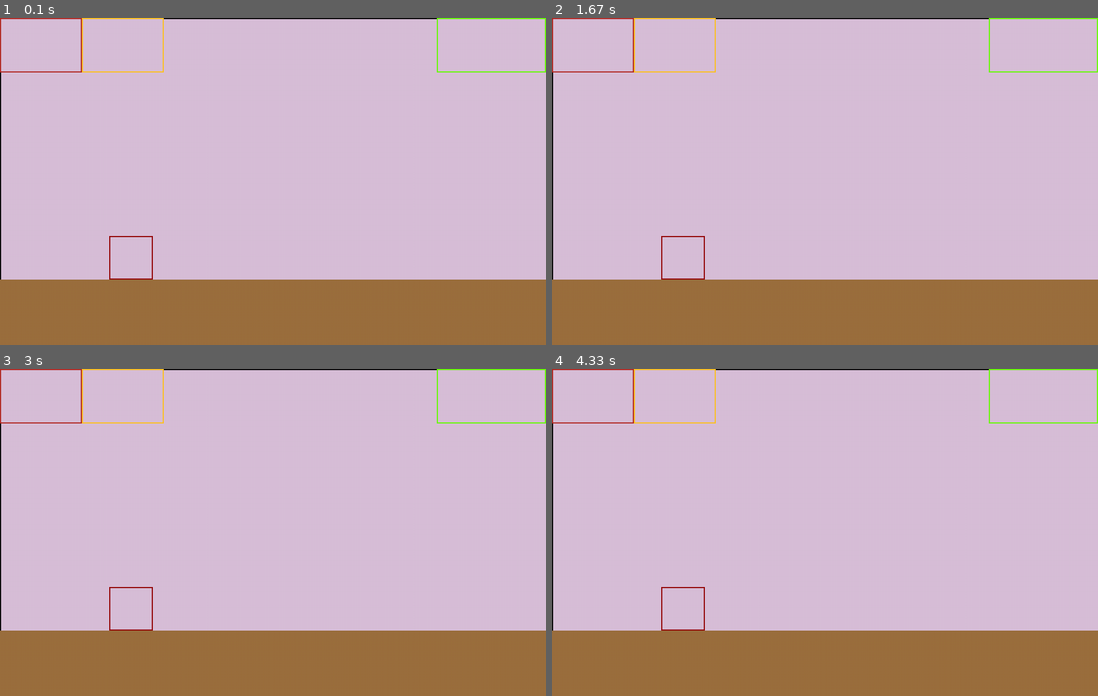
Above: before the commit, frames 1-4 (two rows, left to right).
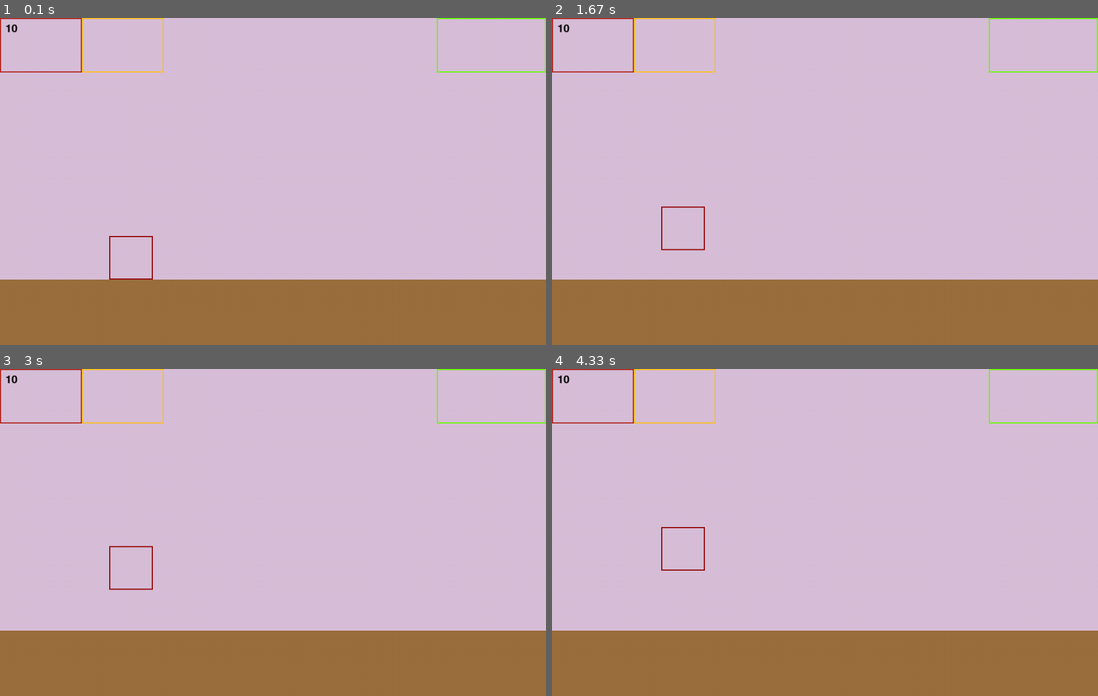
Above: after the commit, the same moments.

Repository: piterbsj/PyGame
Game: pygame game, started from main.py
The game is run twice, just before and just after one commit, with the same random seed, the same clock (stepped at 60 frames per second) and the same inputs.
Inputs:
- Up to frame 1 (0.1 s): no input
- Up to frame 2 (1.67 s): tap Space at 0.33, 1.23, 1.53 s
- Up to frame 3 (3 s): tap Space at 2.8 s
- Up to frame 4 (4.33 s): tap Space at 3.97, 4.27 s

The runs differ from the first frame. In frame 1, 0.4% of the frame differs, in the area x 0-80%, y 0-80%; in frame 2, 0.6%; in frame 3, 0.6%; in frame 4, 0.6%.

Commit message:
добавлен прыжок для главного перса; начато движение для основного экрана

Diff:
--- a/main.py
+++ b/main.py
@@ -17,23 +17,30 @@
     pony = Pony()
 
     running = True
+    isJumping = False
+    clock = pygame.time.Clock()
     begin = datetime.now()
     while running:
         for event in pygame.event.get():
             if event.type == pygame.QUIT:
                 running = False
+            if event.type == pygame.KEYDOWN:
+                if event.key == pygame.K_SPACE and not isJumping:
+                    pony.jump()
             now = datetime.now()
             ch = now - begin
-            print(str(ch))
 
+        pony.update()
 
-        screen.fill((216, 191, 216))
+        screen.fill((0, 191, 216))
+
 
         background_zone.draw(screen)
         time_zone.draw(screen)
         money_zone.draw(screen)
         points_zone.draw(screen)
         pony.draw(screen)
+        time_zone.text(screen)
 
         pygame.display.flip()
-print('для коммита')
+        clock.tick(30)
--- a/models/persons/mainpers.py
+++ b/models/persons/mainpers.py
@@ -3,8 +3,29 @@
 
 class Pony:             #главный персонаж
     def __init__(self):
+        self.y = 400
+        self.image = pygame.image.load('image/ponyy.png')
+        self.heig = 480
+        self.velocity_y = 0
+        self.gravity = 1
+        self.jump_strength = -15
+        self.is_jumping = False
         self.pony_hitbox = pygame.rect.Rect(200, 400, 80, 80)
         self.pony_color = pygame.color.Color((148, 0, 0))
 
+    def jump(self):                             #прыжок
+        if not self.is_jumping:
+            self.velocity_y = self.jump_strength
+            self.is_jumping = True
+
+    def update(self):                           #обновление пощиции
+        if self.is_jumping:
+            self.pony_hitbox.y += self.velocity_y
+            self.velocity_y += self.gravity
+
+            if self.pony_hitbox.y >= self.heig - self.pony_hitbox.height:
+                self.pony_hitbox.y = self.heig - self.pony_hitbox.height
+                self.is_jumping = False
+
     def draw(self, screen: pygame.Surface):
         pygame.draw.rect(screen, self.pony_color, self.pony_hitbox, width=2)
--- a/models/zone.py
+++ b/models/zone.py
@@ -2,16 +2,23 @@
 
 
 class Background:
+    SPEED = 100
+
     def __init__(self):
+        self.x = 0
         self.background_zone_hitbox = pygame.rect.Rect(0, 0, 5000, 600)
-        self.background_zone_color = pygame.color.Color((0, 0, 0))
+        self.background_zone_color = pygame.color.Color((216, 191, 216))
 
         self.ground_hitbox = pygame.rect.Rect(0, 480, 5000, 200)
         self.ground_color = pygame.color.Color((156, 112, 62))
 
     def draw(self, screen: pygame.Surface):
-        pygame.draw.rect(screen, self.background_zone_color, self.background_zone_hitbox, width=2)
+        pygame.draw.rect(screen, self.background_zone_color, self.background_zone_hitbox, width=0)
         pygame.draw.rect(screen, self.ground_color, self.ground_hitbox, width=0)
+
+    def move(self, tick: float):
+        self.x -= (Background.SPEED * tick) / 1000
+        self.background_zone_hitbox.x = self.x
 
 class Points:
     def __init__(self):
@@ -34,5 +41,13 @@
         self.time_zone_hitbox = pygame.rect.Rect(800, 0, 200, 100)
         self.time_zone_color = pygame.color.Color((102, 255, 0))
 
+
+        self.cash_font = pygame.font.Font(None, 30)
+        self.cash_text = self.cash_font.render("10", True, (0, 0, 0))
+
+    def text(self, screen: pygame.Surface):
+        screen.blit(self.cash_text, (10, 10))
+
+
     def draw(self, screen: pygame.Surface):
         pygame.draw.rect(screen, self.time_zone_color, self.time_zone_hitbox, width=2)
Binary file added: image/ponyy.png
